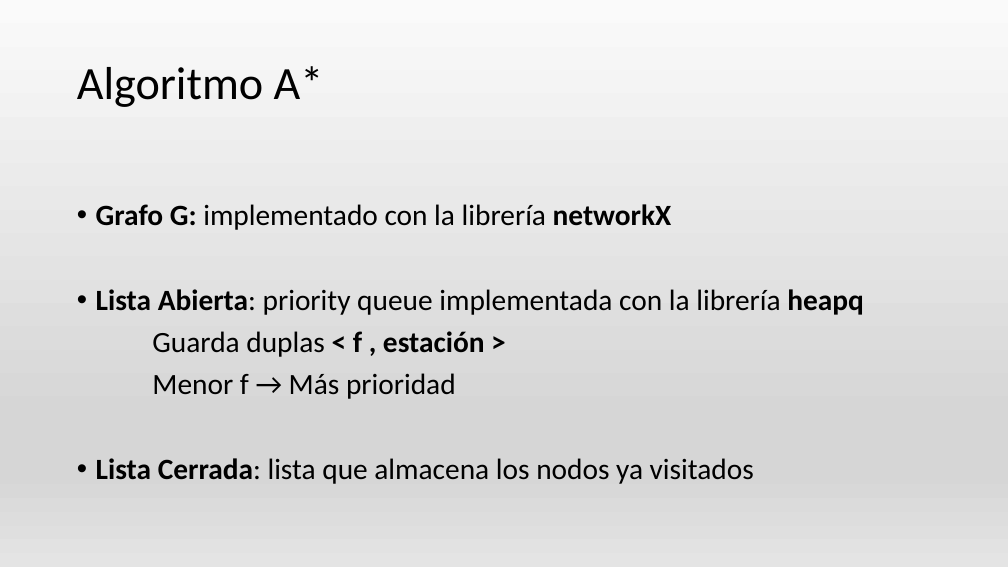
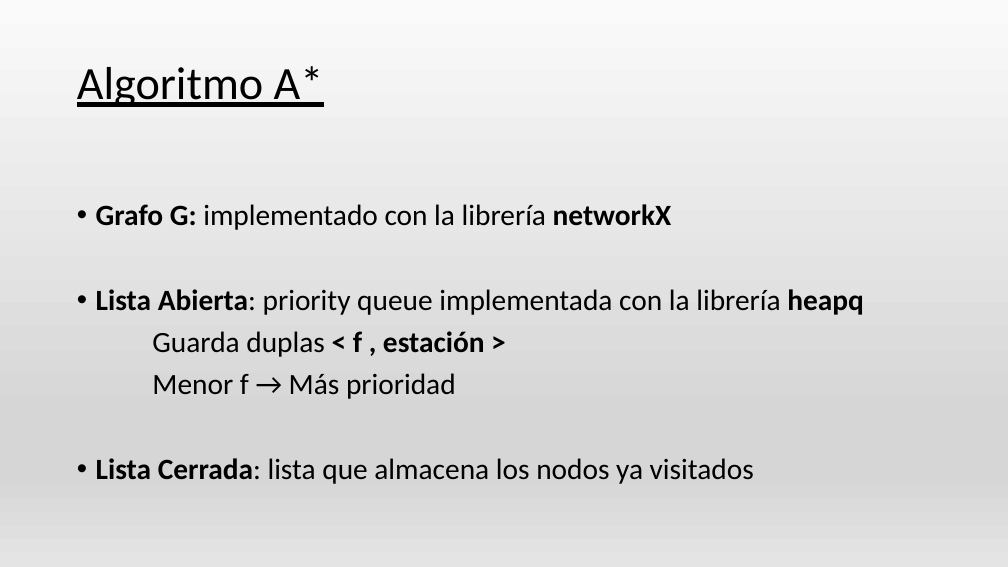
Before and after one commit to AGarciaCast/MetroJapon, a slide deck: slide 15 of PresentacionMetro.pptx (slide 7 before the commit). Drawn at 1008x567 pixels with LibreOffice and Linux fonts; fonts in the diff are those of the drawing. Boxes give left, top, right and bottom in pixels: in the first picture for what was removed or moved away, otherwise in the second. Text is boxed around its words. In the diff, an @@ line names an element or a change of style, - is before the commit and + after.

```diff
--- a/PresentacionMetro.pptx
+++ b/PresentacionMetro.pptx
@@ title "Algoritmo A*" at (x1=77, y1=66, x2=324, y2=107): underline on @@
```
Also in this commit, not shown: 7 other slides changed, 11 slides added, 1 slide removed, 2 other files.
